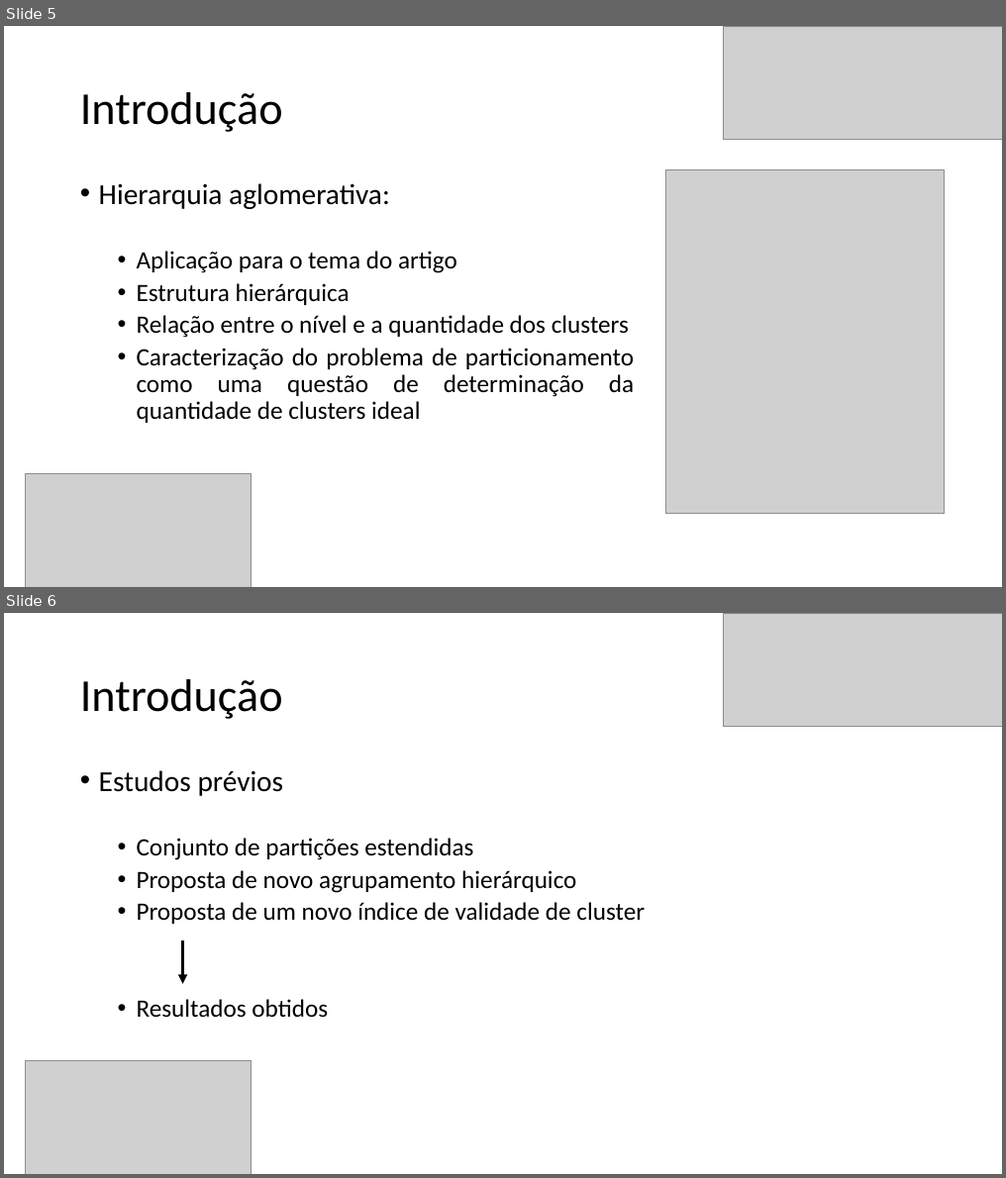
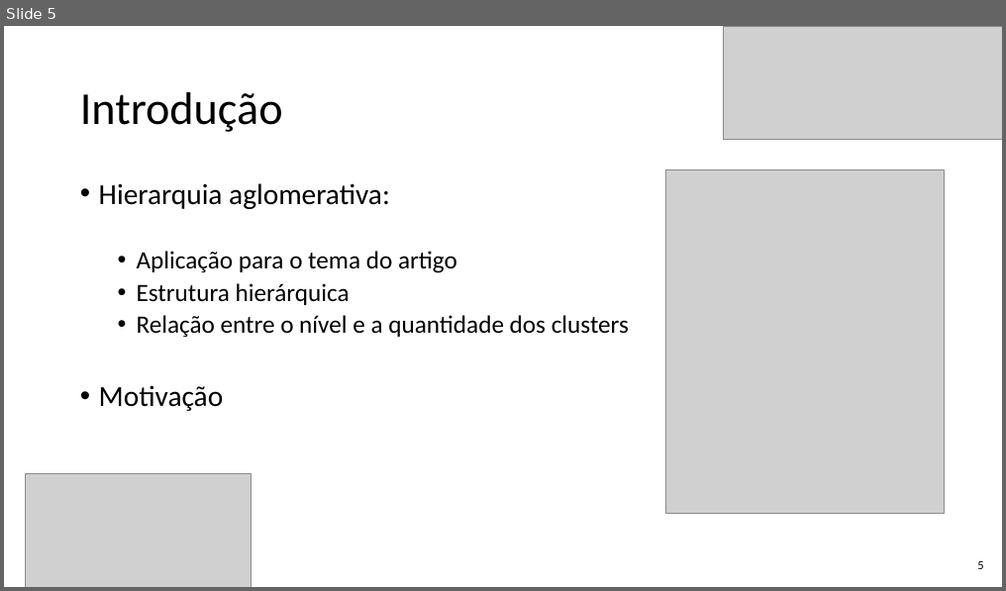
Before and after one commit to Marcio-Salmazo/PRT_Agrupamento, a slide deck: Seminario/Optimal Clusters V2.pptx. Shown one above the other, each under a label of ours: slides 5 and 6 before the commit, slide 5 after it. The pictures are 1006x1178 and 1006x591 pixels, drawn with LibreOffice and Linux fonts; fonts in the diff are those of the drawing; grey boxes stand for pictures. Boxes give left, top, right and bottom in pixels: in the first picture for what was removed or moved away, otherwise in the second. Text is boxed around its words. In the diff, an @@ line names an element or a change of style, - is before the commit and + after.

```diff
--- a/Seminario/Optimal Clusters V2.pptx
+++ b/Seminario/Optimal Clusters V2.pptx
@@ slide 6 removed at (x1=4, y1=613, x2=1002, y2=1174), background #FFFFFF @@
@@ picture removed at (x1=724, y1=613, x2=1002, y2=727) @@
@@ title removed at (x1=80, y1=679, x2=283, y2=719) @@
-Introdução
@@ text removed at (x1=99, y1=770, x2=645, y2=1018) @@
-• Estudos prévios
-  • Conjunto de partições estendidas
-  • Proposta de novo agrupamento hierárquico
-  • Proposta de um novo índice de validade de cluster
-  • Resultados obtidos
@@ arrow removed from (183, 941) to (183, 984) @@
@@ picture removed at (x1=25, y1=1060, x2=252, y2=1174) @@
@@ slide 5 changed as well @@
@@ text at (x1=99, y1=385, x2=224, y2=411): text changed; size 24 to 28 pt @@
-  • Caracterização do problema de particionamento como uma questão de determinação da quantidade de clusters ideal
+• Motivação
@@ rectangle added at (x1=963, y1=546, x2=999, y2=585), fill #FFFFFF, outline #FFFFFF 1 pt, 12 pt, text #000000 @@
+5
```
Also in this commit, not shown: 24 other slides changed, 1 other file.
